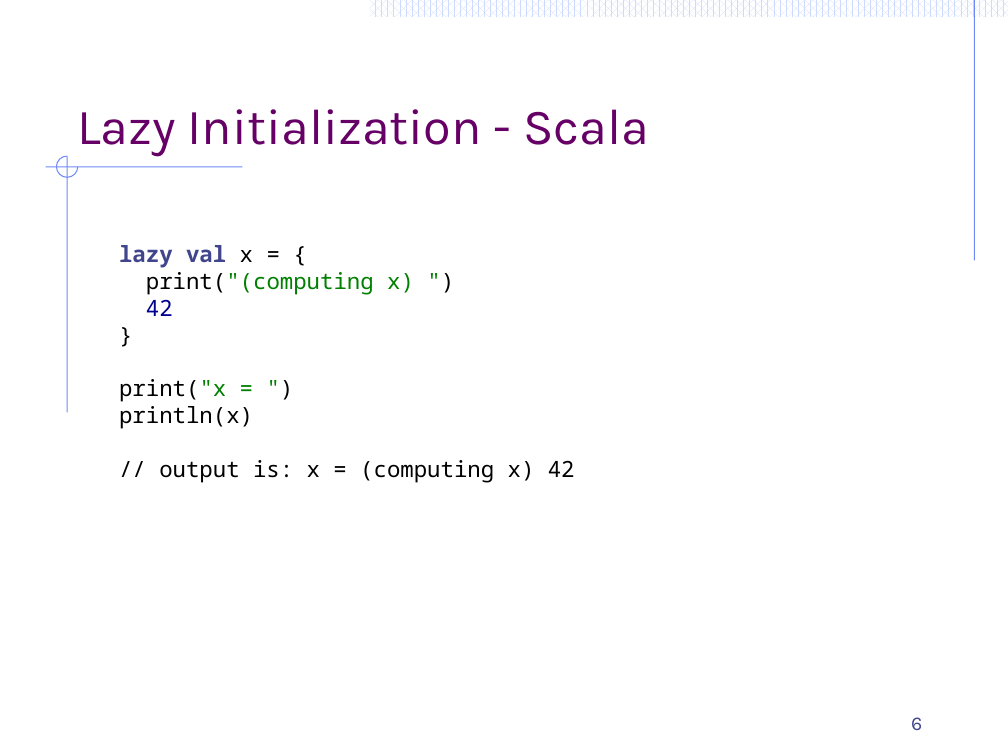
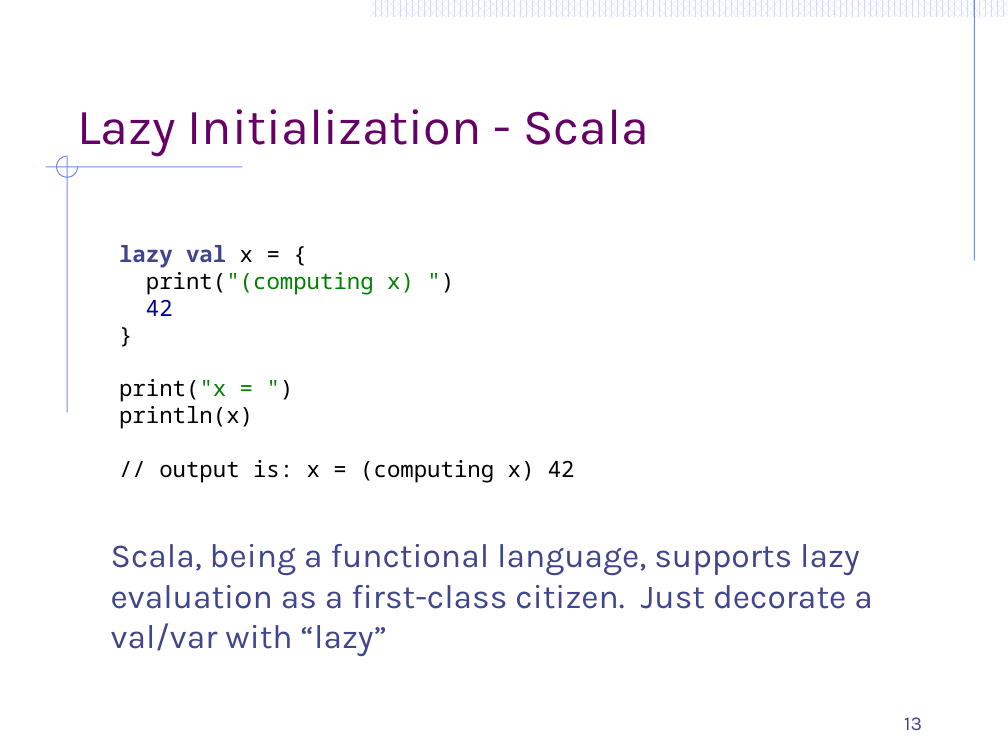
Before and after one commit to ArchitectingSoftware/CS575-SoftwareDesign, a slide deck: slide 13 of Lectures/M7-FunctionalDesignPatterns.pptx (slide 6 before the commit). Drawn at 1008x756 pixels with LibreOffice and Linux fonts; fonts in the diff are those of the drawing. Boxes give left, top, right and bottom in pixels: in the first picture for what was removed or moved away, otherwise in the second. Text is boxed around its words. In the diff, an @@ line names an element or a change of style, - is before the commit and + after.

```diff
--- a/Lectures/M7-FunctionalDesignPatterns.pptx
+++ b/Lectures/M7-FunctionalDesignPatterns.pptx
@@ text added at (x1=111, y1=544, x2=872, y2=657), 24 pt, text #40458C @@
+Scala, being a functional language, supports lazy evaluation as a first-class citizen. Just decorate a val/var with “lazy”
@@ page number at (x1=904, y1=717, x2=922, y2=730): text changed @@
-6
+13
```
Also in this commit, not shown: 13 other slides changed, 27 slides added, 25 slides removed, 3 other files.
